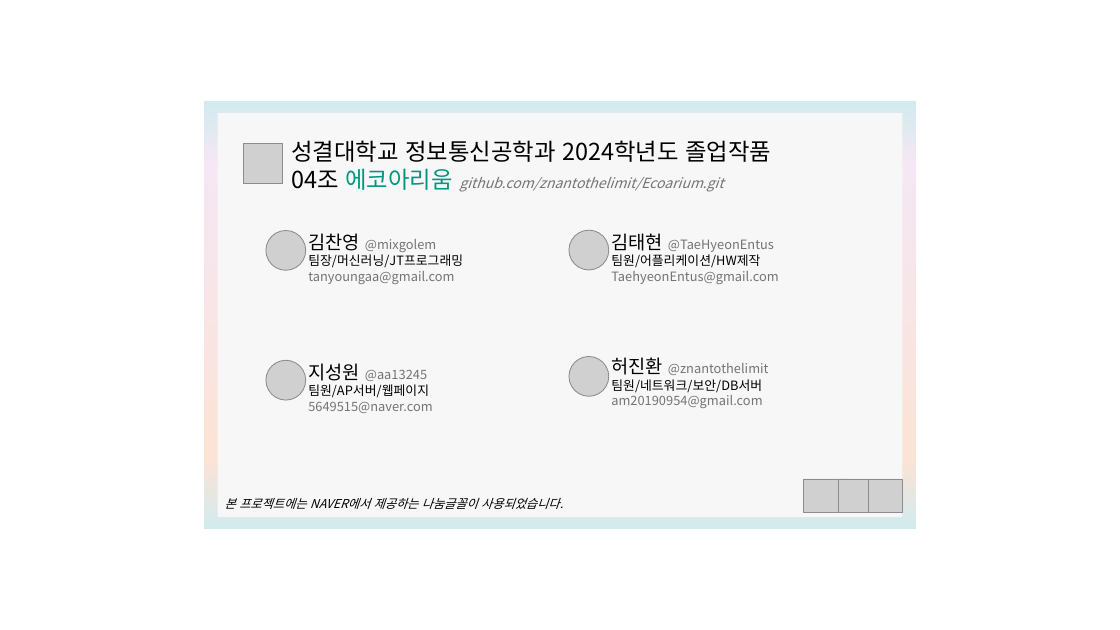
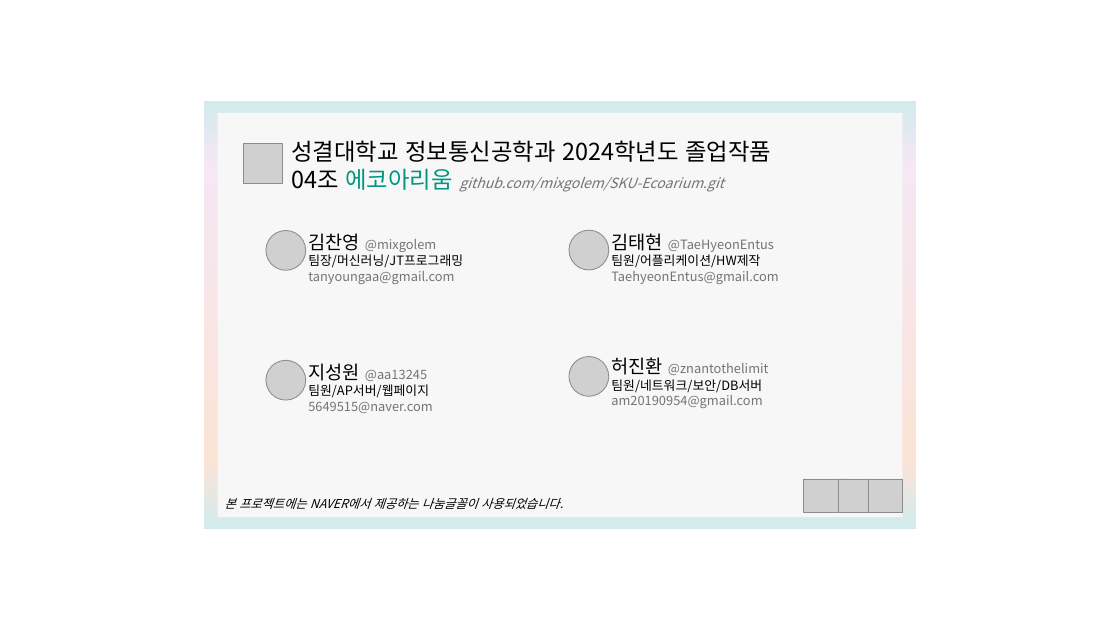
Before and after one commit to mixgolem/SKU-Ecoarium, a slide deck: slide 3 of RaspberryPi/tkinter_img/ecoarium_imgset.pptx. Drawn at 1120x630 pixels with LibreOffice and Linux fonts; fonts in the diff are those of the drawing; grey boxes stand for pictures. Boxes give left, top, right and bottom in pixels: in the first picture for what was removed or moved away, otherwise in the second. Text is boxed around its words. In the diff, an @@ line names an element or a change of style, - is before the commit and + after.

```diff
--- a/RaspberryPi/tkinter_img/ecoarium_imgset.pptx
+++ b/RaspberryPi/tkinter_img/ecoarium_imgset.pptx
@@ text at [291,168,724,192]: text changed @@
-04조 에코아리움 github.com/znantothelimit/Ecoarium.git
+04조 에코아리움 github.com/mixgolem/SKU-Ecoarium.git
```
Also in this commit, not shown: 1 other file.
